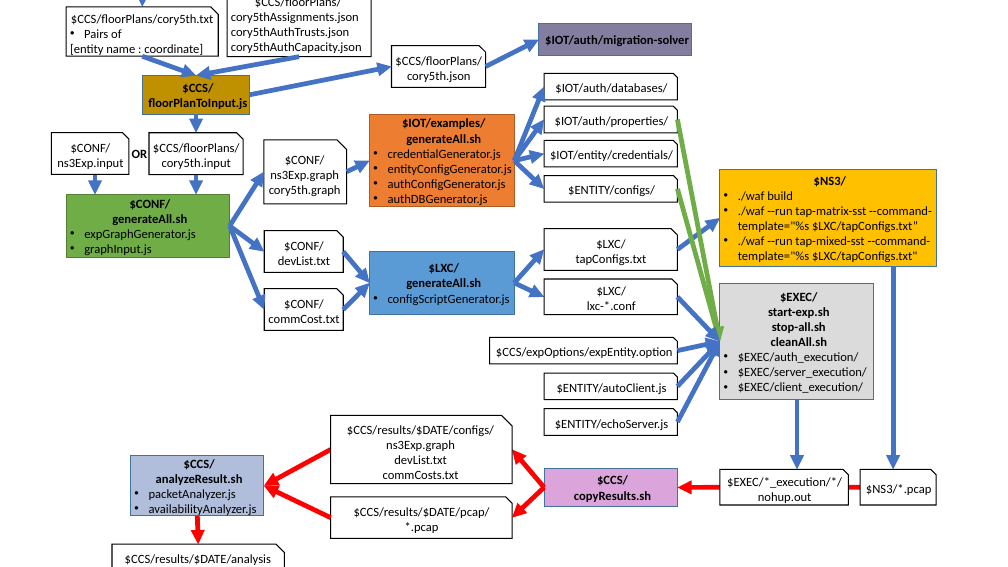
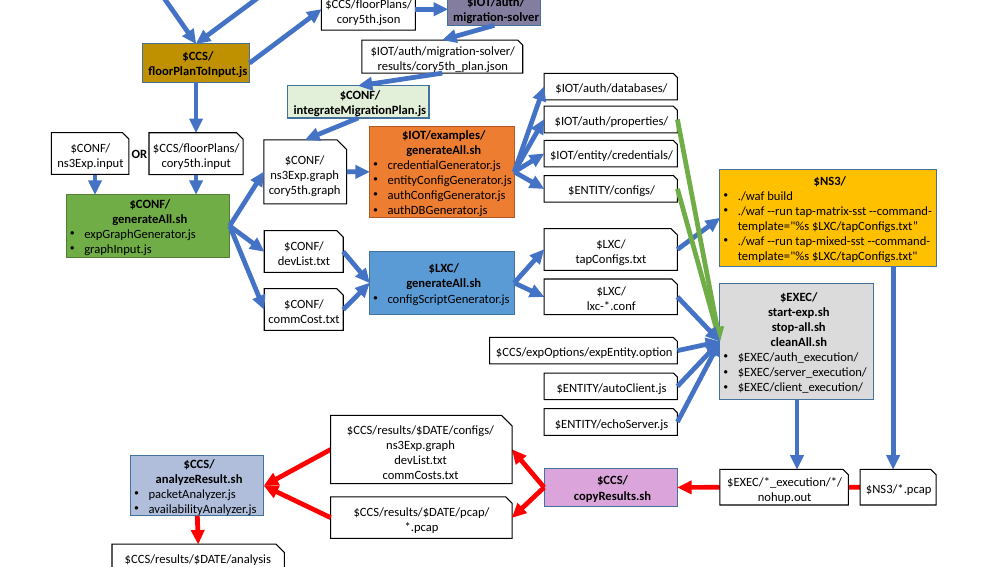
Before and after one commit to iotauth/iotauth_experiments, a slide deck: slide 1 of experiments/ccs2017/figures/exp_flow.pptx. Drawn at 1008x567 pixels with LibreOffice and Linux fonts; fonts in the diff are those of the drawing. Boxes give left, top, right and bottom in pixels: in the first picture for what was removed or moved away, otherwise in the second. Text is boxed around its words. In the diff, an @@ line names an element or a change of style, - is before the commit and + after.

```diff
--- a/experiments/ccs2017/figures/exp_flow.pptx
+++ b/experiments/ccs2017/figures/exp_flow.pptx
@@ snip rect removed at [67,7,219,56] @@
-$CCS/floorPlans/cory5th.txt
-• Pairs of
-[entity name : coordinate]
@@ arrow moved from (142, 56) - (196, 76) to (142, 0) - (196, 44) @@
@@ arrow removed from (143, 0) to (142, 7) @@
@@ arrow moved from (299, 57) - (196, 76) to (299, 0) - (196, 44) @@
@@ snip rect removed at [227,0,371,57] @@
-$CCS/floorPlans/
-cory5thAssignments.json
-cory5thAuthTrusts.json
-cory5thAuthCapacity.json
@@ arrow moved from (250, 95) - (392, 67) to (250, 64) - (321, 9) @@
@@ snip rect "$CCS/floorPlans/": place and size @@
-snip rect "$CCS/floorPlans/" at [392,45,485,87]
+snip rect "$CCS/floorPlans/" at [321,0,415,30]
@@ arrow moved from (485, 67) - (539, 39) to (416, 9) - (448, 9) @@
@@ arrow added from (495, 26) to (442, 40), #4472C4 4.5 pt @@
@@ rectangle "$IOT/auth/": place and size @@
-rectangle "$IOT/auth/" at [539,23,692,56]
+rectangle "$IOT/auth/" at [448,0,541,26]
@@ text in rectangle at [453,0,539,25]: text changed @@
-$IOT/auth/migration-solver
+$IOT/auth/
+migration-solver
@@ rectangle "$CCS/": place and size @@
-rectangle "$CCS/" at [143,76,250,114]
+rectangle "$CCS/" at [143,44,250,82]
@@ snip rect added at [362,40,523,73], fill #FFFFFF, outline #000000 1 pt, 12 pt, text #000000 @@
+$IOT/auth/migration-solver/
+results/cory5th_plan.json
@@ arrow moved from (196, 114) - (196, 133) to (196, 82) - (196, 133) @@
@@ rectangle added at [287,86,430,119], fill #E2F0D9, outline #43739E 1 pt, 12 pt, text #000000, bold @@
+$CONF/
+integrateMigrationPlan.js
@@ arrow added from (442, 73) to (358, 86), #4472C4 4.5 pt @@
@@ arrow moved from (514, 161) - (544, 87) to (514, 172) - (544, 87) @@
@@ arrow added from (358, 118) to (306, 140), #4472C4 4.5 pt @@
@@ arrow moved from (514, 161) - (544, 119) to (514, 172) - (544, 119) @@
@@ rectangle "$IOT/examples/": place and size @@
-rectangle "$IOT/examples/" at [370,115,514,206]
+rectangle "$IOT/examples/" at [370,126,514,218]
@@ arrow moved from (347, 172) - (370, 161) to (347, 172) - (370, 172) @@
@@ arrow moved from (514, 161) - (544, 189) to (514, 172) - (544, 189) @@
@@ arrow moved from (514, 161) - (544, 154) to (514, 172) - (544, 154) @@
```
Also in this commit, not shown: 2 other files.
